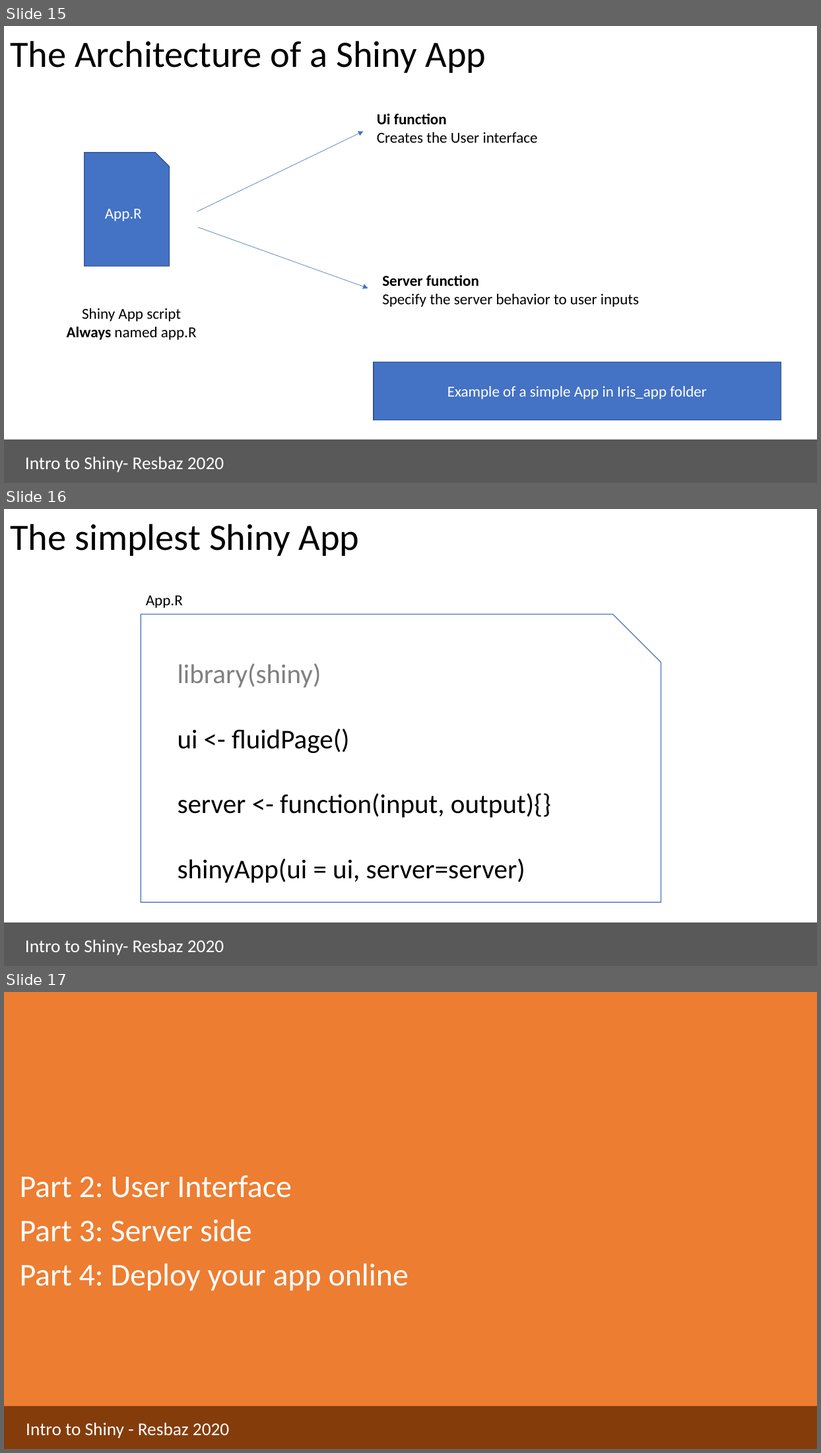
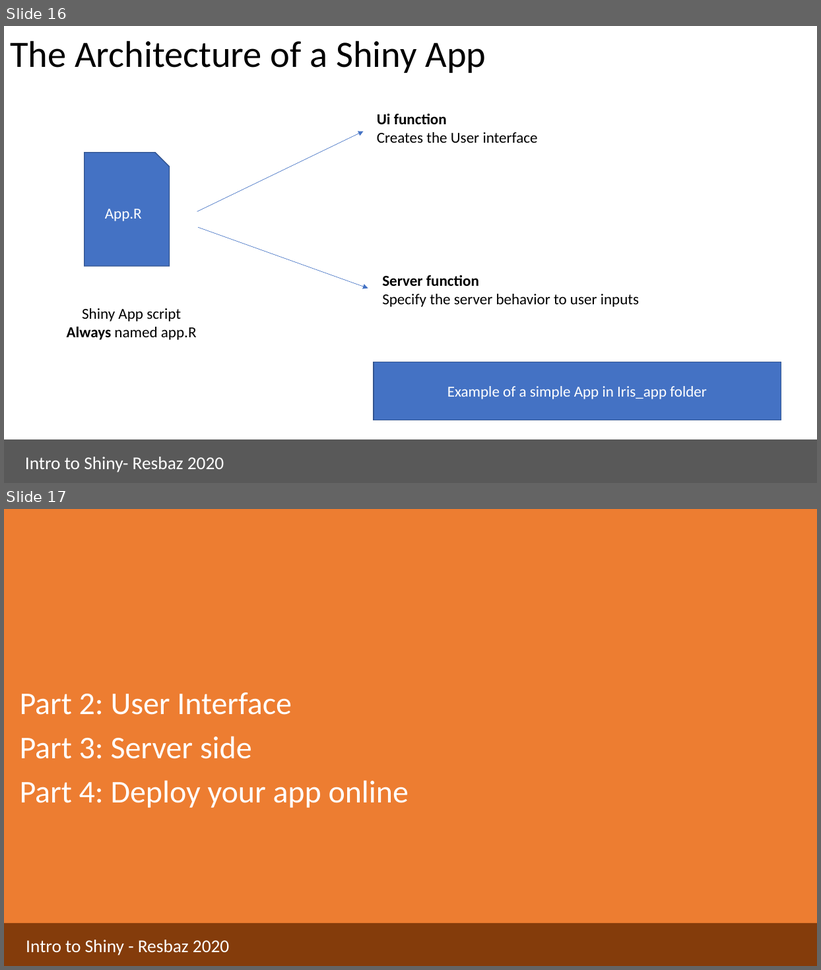
Before and after one commit to aponsero/Shiny_app_workshop_2020, a slide deck: Presentation/Presentation_slides.pptx. Shown one above the other, each under a label of ours: slides 15, 16 and 17 before the commit, slides 16 and 17 after it. The pictures are 821x1453 and 821x970 pixels, drawn with LibreOffice and Linux fonts; fonts in the diff are those of the drawing. Boxes give left, top, right and bottom in pixels: in the first picture for what was removed or moved away, otherwise in the second. Text is boxed around its words. In the diff, an @@ line names an element or a change of style, - is before the commit and + after.

```diff
--- a/Presentation/Presentation_slides.pptx
+++ b/Presentation/Presentation_slides.pptx
@@ slide 16 removed at (x1=4, y1=509, x2=817, y2=966), background #FFFFFF @@
@@ title removed at (x1=10, y1=524, x2=359, y2=556) @@
-The simplest Shiny App
@@ text removed at (x1=146, y1=595, x2=183, y2=608) @@
-App.R
@@ snip rect removed at (x1=141, y1=615, x2=661, y2=903) @@
-  library(shiny)
-  ui <- fluidPage()
-  server <- function(input, output){}
-  shinyApp(ui = ui, server=server)
@@ rectangle removed at (x1=4, y1=923, x2=817, y2=966) @@
@@ rectangle removed at (x1=19, y1=931, x2=248, y2=960) @@
-Intro to Shiny- Resbaz 2020
@@ what was slide 15 is now slide 16 @@
```
Also in this commit, not shown: 5 slides changed, 3 slides added.
